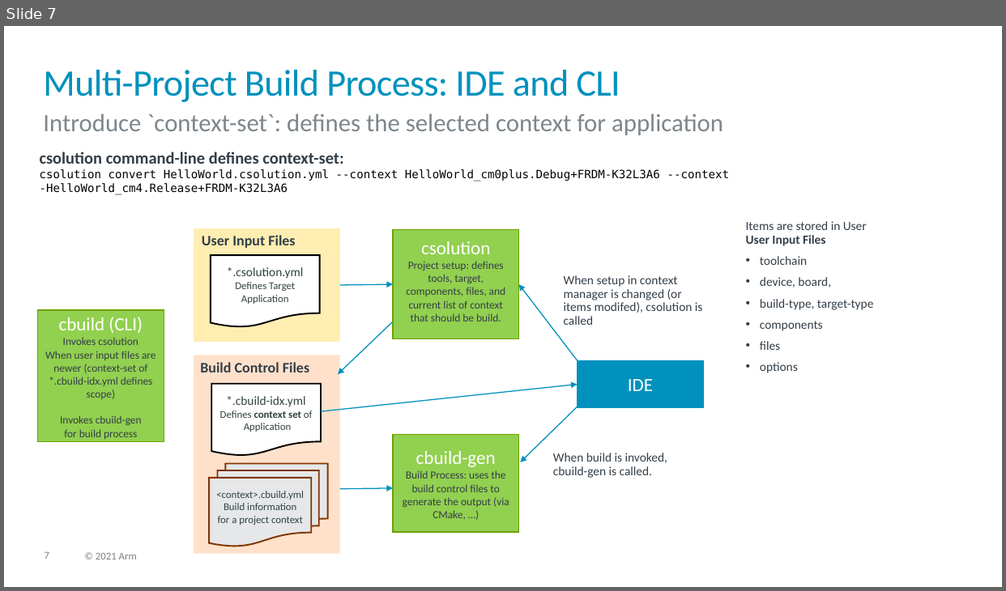
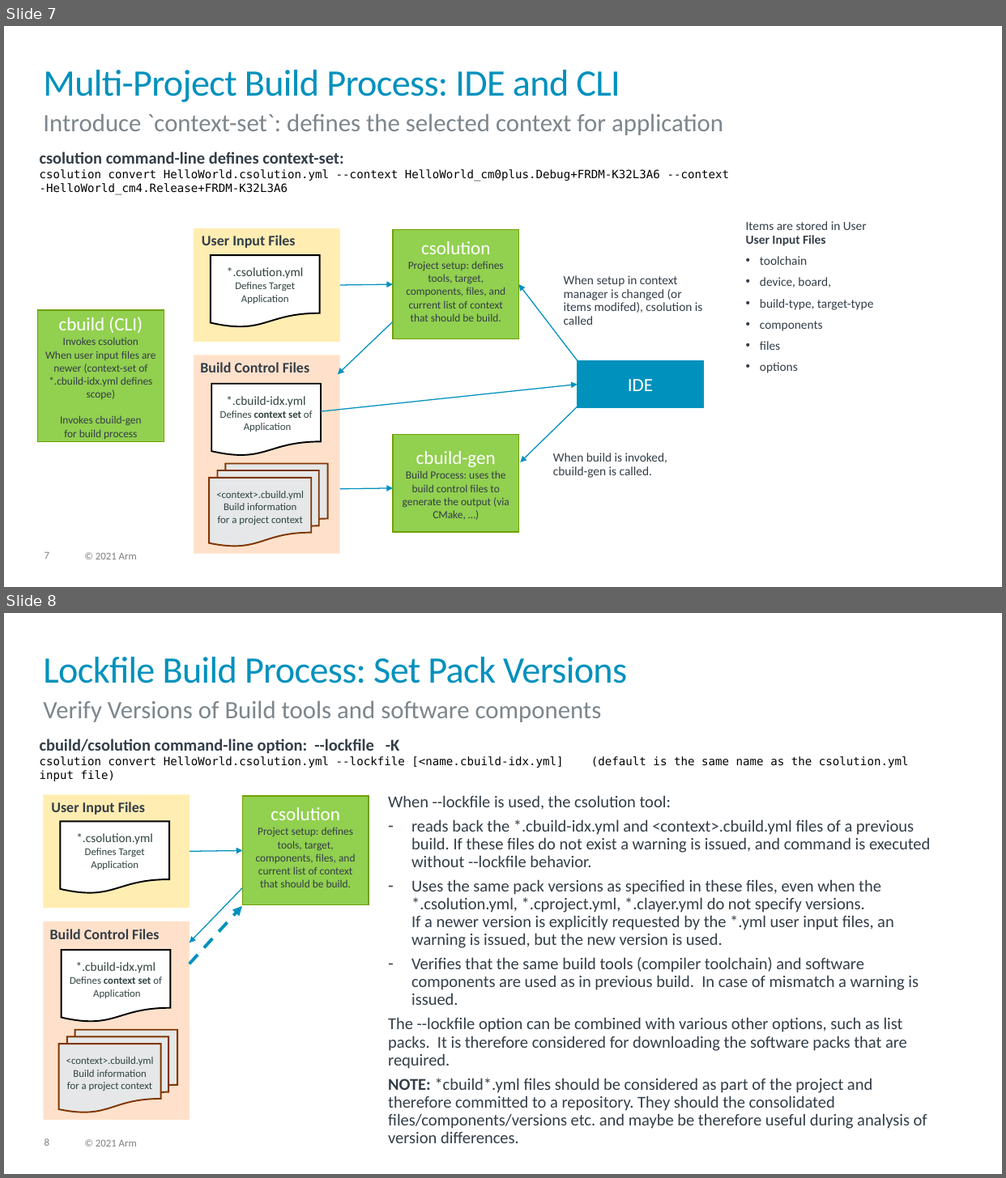
Before and after one commit to Open-CMSIS-Pack/devtools, a slide deck: tools/projmgr/docs/Manual/images/overview.pptx. Shown one above the other, each under a label of ours: slide 7 before the commit, slides 7 and 8 after it. The pictures are 1006x591 and 1006x1178 pixels, drawn with LibreOffice and Linux fonts; fonts in the diff are those of the drawing. Boxes give left, top, right and bottom in pixels: in the first picture for what was removed or moved away, otherwise in the second. Text is boxed around its words. In the diff, an @@ line names an element or a change of style, - is before the commit and + after.

```diff
--- a/tools/projmgr/docs/Manual/images/overview.pptx
+++ b/tools/projmgr/docs/Manual/images/overview.pptx
@@ slide 8 added at [4, 613, 1002, 1174], background #FFFFFF; not listed: 2 template elements that a slide beside it also shows @@
@@ title added at [43, 657, 627, 683], 36 pt, text #0091BD @@
+Lockfile Build Process: Set Pack Versions
@@ text added at [43, 700, 602, 722], 24 pt, text #7D868C @@
+Verify Versions of Build tools and software components
@@ text added at [40, 739, 909, 768], 11 pt, text #000000 @@
+cbuild/csolution command-line option: --lockfile -K
+csolution convert HelloWorld.csolution.yml --lockfile [<name.cbuild-idx.yml] (default is the same name as the csolution.yml input file)
@@ rectangle added at [43, 795, 189, 908], fill #FFDD66 at 50% opacity @@
@@ text added at [51, 802, 145, 815], 14 pt, text #333E48, bold @@
+User Input Files
@@ rectangle added at [243, 796, 368, 905], fill #92D050, outline #70A000 1 pt, 10.5 pt, text #333E48 @@
+csolution
+Project setup: defines tools, target, components, files, and current list of context that should be build.
@@ text added at [388, 795, 930, 1144], 16 pt, text #333E48 @@
+When --lockfile is used, the csolution tool:
+– reads back the *.cbuild-idx.yml and <context>.cbuild.yml files of a previous build. If these files do not exist a warning is issued, and command is executed without --lockfile behavior.
+– Uses the same pack versions as specified in these files, even when the *.csolution.yml, *.cproject.yml, *.clayer.yml do not specify versions.
+  If a newer version is explicitly requested by the *.yml user input files, an warning is issued, but the new version is used.
+– Verifies that the same build tools (compiler toolchain) and software components are used as in previous build. In case of mismatch a warning is issued.
+The --lockfile option can be combined with various other options, such as list packs. It is therefore considered for downloading the software packs that are required.
+NOTE: *cbuild*.yml files should be considered as part of the project and therefore committed to a repository. They should the consolidated files/components/versions etc. and maybe be therefore useful during analysis of version differences.
@@ flow chart document added at [60, 822, 169, 895], fill #FFFFFF, outline #000000 1.5 pt, 10 pt, text #314341 @@
+*.csolution.yml
+Defines Target Application
@@ arrow added from (189, 852) to (243, 851), #0091BD 1 pt @@
@@ arrow added from (242, 888) to (189, 943), #0091BD 1 pt @@
@@ rectangle added at [43, 922, 189, 1120], fill #FFC499 at 50% opacity @@
@@ arrow added from (189, 964) to (242, 906), #0091BD 3 pt dashed @@
@@ text added at [50, 929, 159, 939], 14 pt, text #333E48, bold @@
+Build Control Files
@@ flow chart document added at [61, 950, 170, 1023], fill #FFFFFF, outline #000000 1.5 pt, 10 pt, text #314341 @@
+*.cbuild-idx.yml
+Defines context set of Application
@@ flow chart multidocument added at [58, 1030, 177, 1113], fill #E5E7E8, outline #803600 1.5 pt, 10 pt, text #314341 @@
+<context>.cbuild.yml Build information
+for a project context
```
Also in this commit, not shown: 2 other files.
